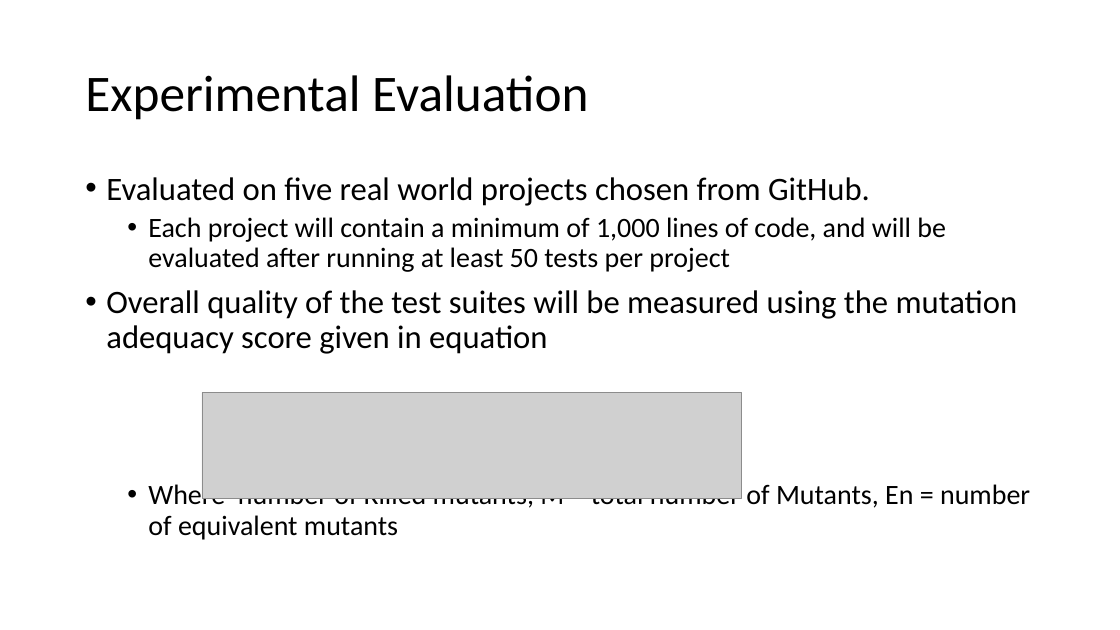
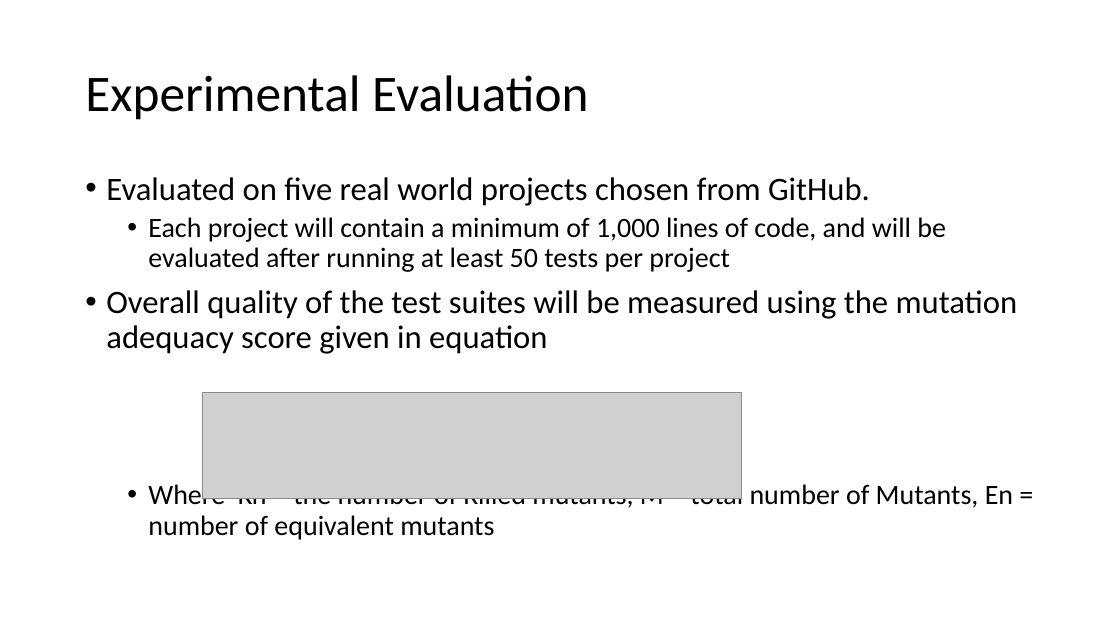
Before and after one commit to matthewbachelder/cs6367, a slide deck: slide 4 of Midterm_Presentation.pptx. Drawn at 1120x630 pixels with LibreOffice and Linux fonts; fonts in the diff are those of the drawing; grey boxes stand for pictures. Boxes give left, top, right and bottom in pixels: in the first picture for what was removed or moved away, otherwise in the second. Text is boxed around its words. In the diff, an @@ line names an element or a change of style, - is before the commit and + after.

```diff
--- a/Midterm_Presentation.pptx
+++ b/Midterm_Presentation.pptx
@@ text at [148,481,1013,540]: text changed @@
-  • Where number of Killed mutants, M = total number of Mutants, En = number of equivalent mutants
+  • Where Kn = the number of Killed mutants, M = total number of Mutants, En = number of equivalent mutants
```
Also in this commit, not shown: 3 other slides changed, 1 slide added.
